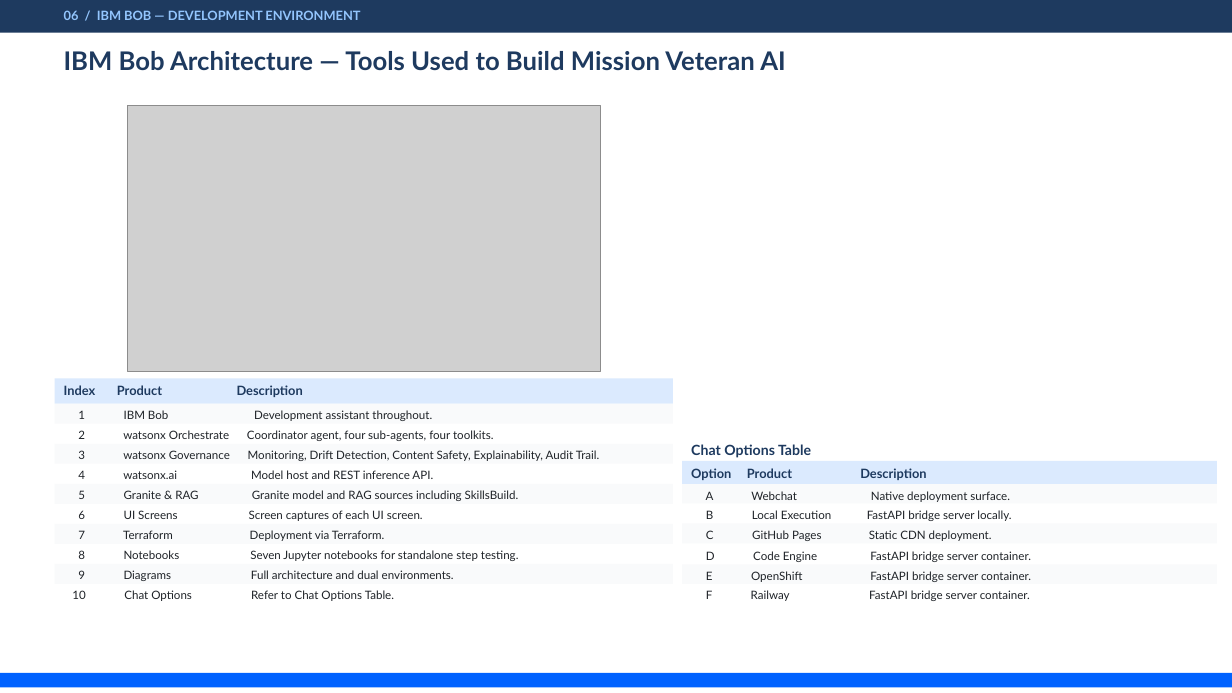
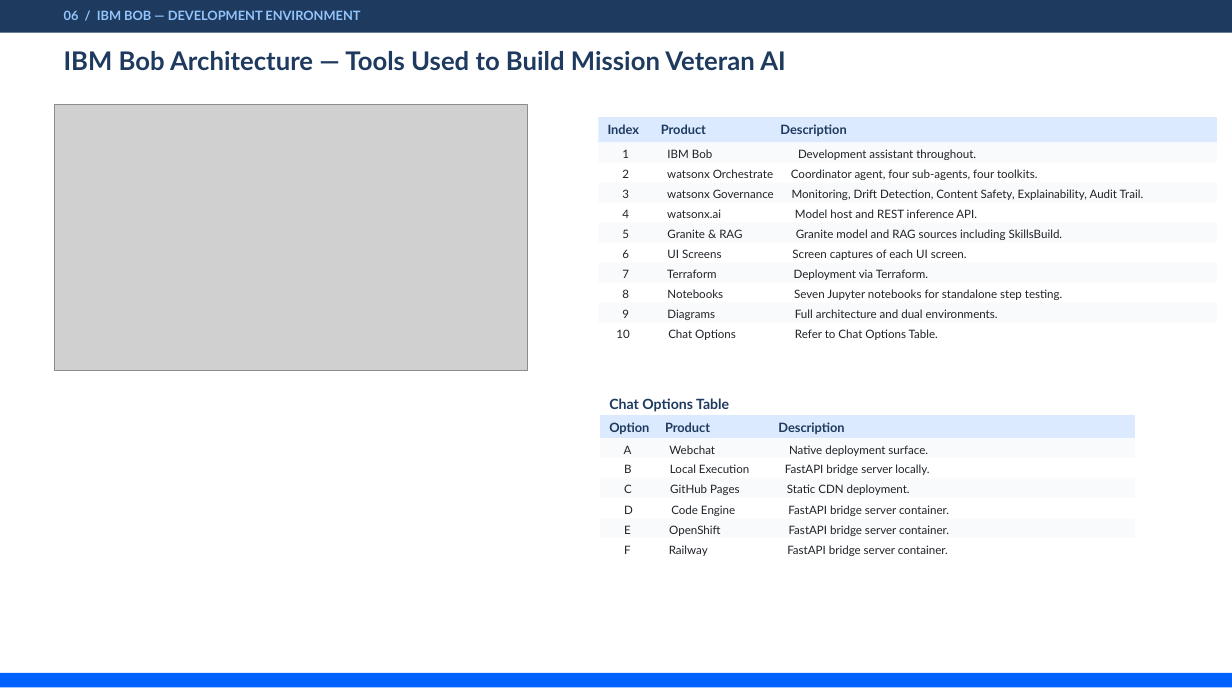
Before and after one commit to jaywarfield/golden-gate-glory, a slide deck: slide 7 of docs/images/source/mission-veteran-ai-final-presentation-textonly.pptx. Drawn at 1232x693 pixels with LibreOffice and Linux fonts; fonts in the diff are those of the drawing; grey boxes stand for pictures. Boxes give left, top, right and bottom in pixels: in the first picture for what was removed or moved away, otherwise in the second. Text is boxed around its words. In the diff, an @@ line names an element or a change of style, - is before the commit and + after.

```diff
--- a/docs/images/source/mission-veteran-ai-final-presentation-textonly.pptx
+++ b/docs/images/source/mission-veteran-ai-final-presentation-textonly.pptx
@@ picture: place and size @@
-picture at <box>128,105,601,371</box>
+picture at <box>55,105,528,371</box>
@@ 9 texts, 2 rectangles: place and size @@
-9 texts, 2 rectangles at <box>55,378,673,601</box>
+9 texts, 2 rectangles at <box>599,117,1217,340</box>
@@ 6 texts, 2 rectangles: place and size @@
-6 texts, 2 rectangles at <box>682,444,1217,601</box>
+6 texts, 2 rectangles at <box>601,398,1136,556</box>
```
Also in this commit, not shown: 2 other files.
